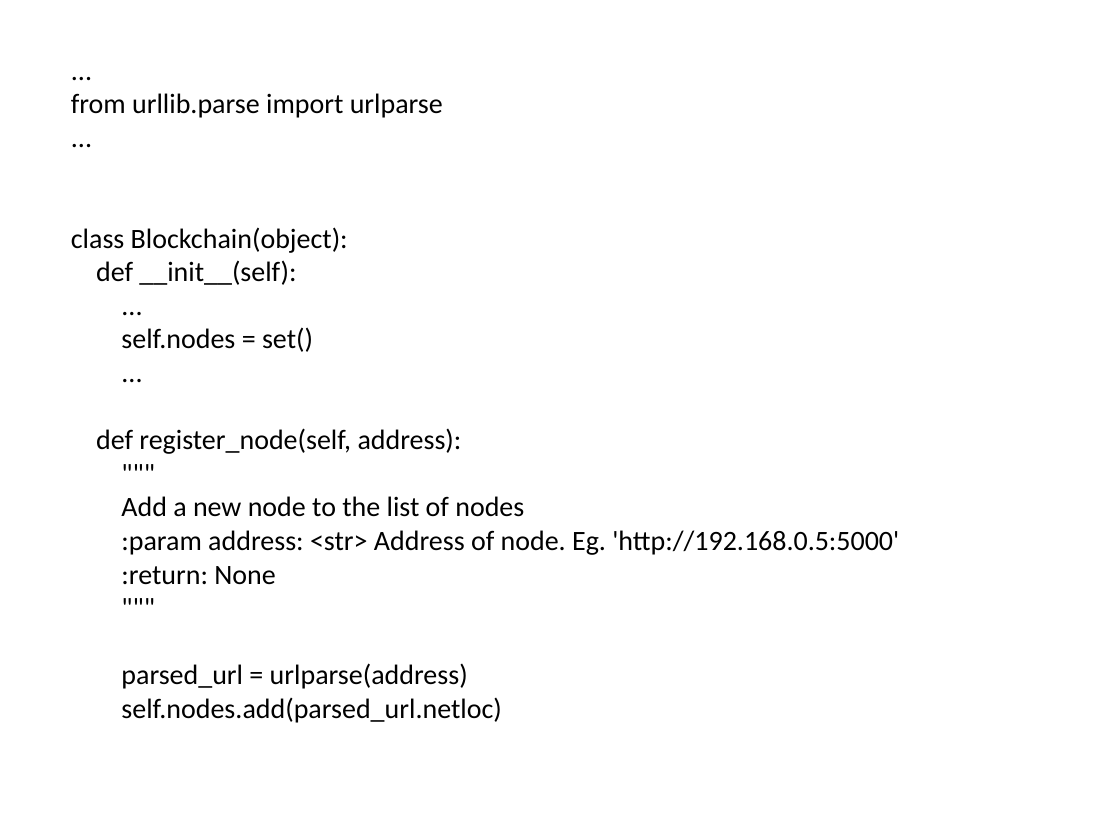
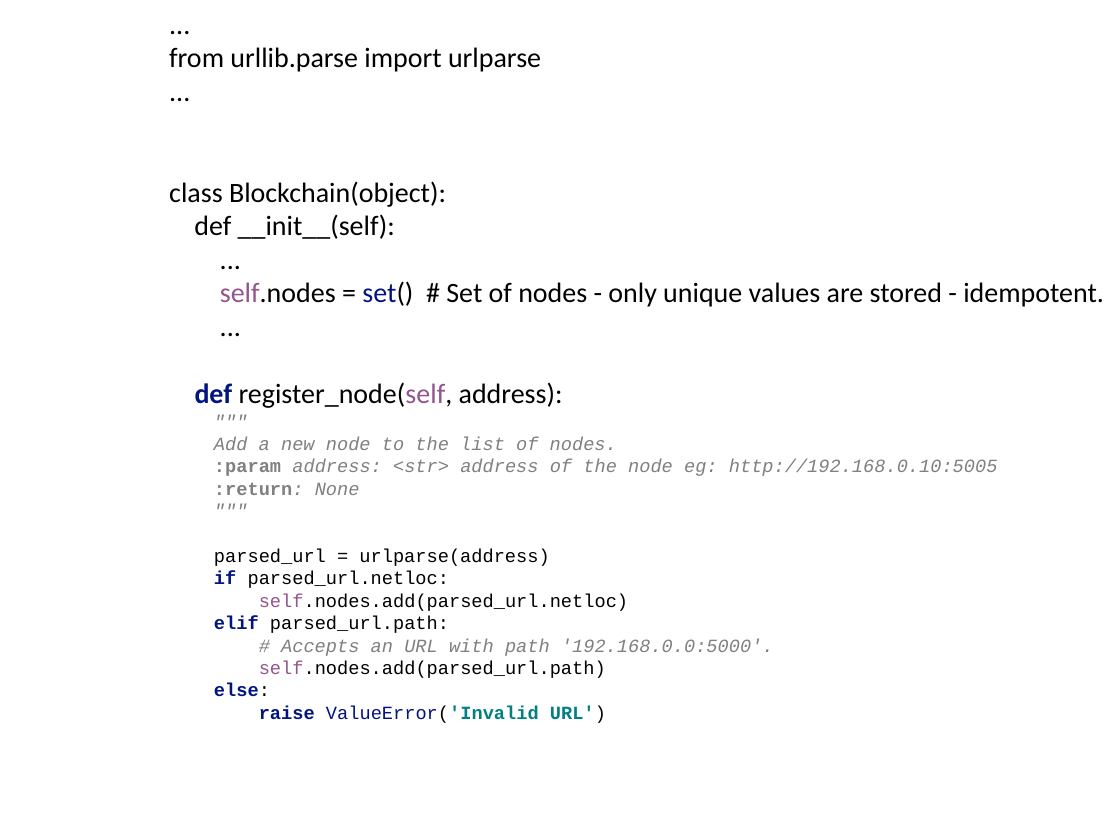
Before and after one commit to pkankipati/myblockchain, a slide deck: slide 47 of docs/Build a private blockchain.pptx (slide 46 before the commit). Drawn at 1120x840 pixels with LibreOffice and Linux fonts; fonts in the diff are those of the drawing. Boxes give left, top, right and bottom in pixels: in the first picture for what was removed or moved away, otherwise in the second. Text is boxed around its words. In the diff, an @@ line names an element or a change of style, - is before the commit and + after.

```diff
--- a/docs/Build a private blockchain.pptx
+++ b/docs/Build a private blockchain.pptx
@@ text "...": place and size @@
-text "..." at [71, 93, 899, 723]
+text "..." at [169, 47, 1104, 723]
@@ text at [220, 281, 1104, 307]: text changed @@
-self.nodes = set()
+self.nodes = set() # Set of nodes - only unique values are stored - idempotent.
@@ text at [195, 382, 628, 611]: text colour #000000 to #011480 in "def"; text colour #000000 to #94558D in "register_node(self,", "self.nodes.add(parsed_url.netloc)"; bold on in "def", ":return:"; size 18 to 12 pt, font Calibri to Courier New in """"", ":return: None", """"", "parsed_url = urlparse(address)" and 1 more places; text colour #000000 to #808080, italic on in """"", ":return: None", """"" @@
@@ text at [214, 437, 998, 476]: text changed; size 18 to 12 pt; font Calibri to Courier New; text colour #000000 to #808080; italic on @@
-Add a new node to the list of nodes
-:param address: <str> Address of node. Eg. 'http://192.168.0.5:5000'
+Add a new node to the list of nodes.
+:param address: <str> address of the node eg: http://192.168.0.10:5005
@@ text at [214, 571, 449, 588]: paragraph added @@
+if parsed_url.netloc:
@@ text at [214, 616, 774, 723]: paragraphs added @@
+elif parsed_url.path:
+# Accepts an URL with path '192.168.0.0:5000'.
+self.nodes.add(parsed_url.path)
+else:
+raise ValueError('Invalid URL')
```
Also in this commit, not shown: 21 other slides changed, 2 slides added, 1 other file.
